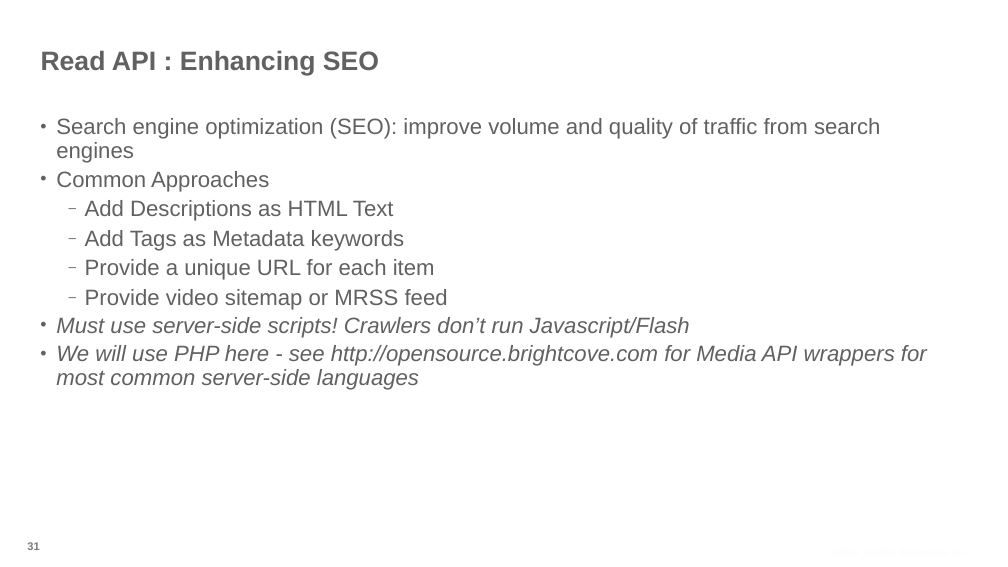
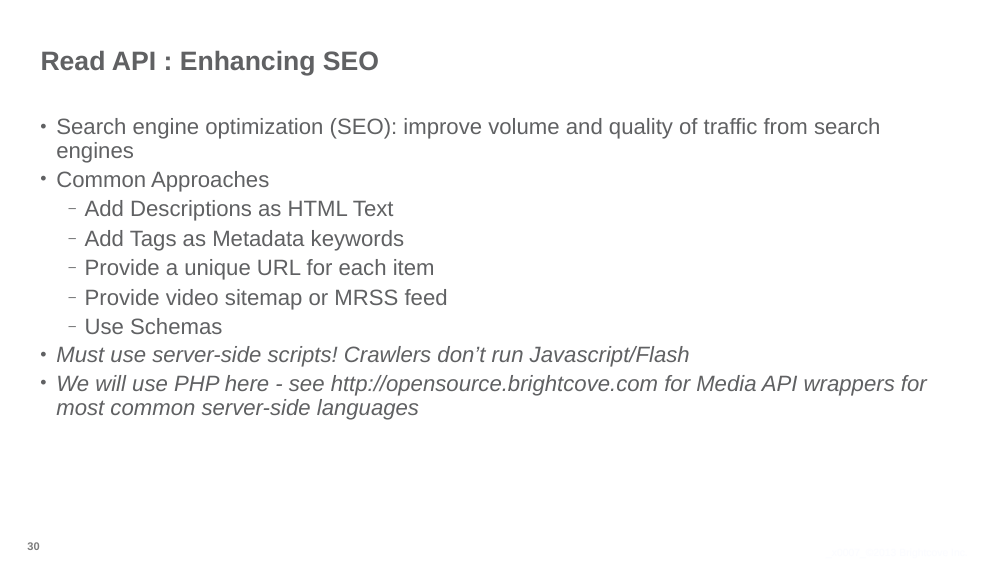
Before and after one commit to BrightcoveLearning/VideoCloudMediaAPI, a slide deck: slide 30 of Slides/Developing-with-the-Media-API-Aug-2013.ppt (slide 31 before the commit). Drawn at 1008x567 pixels with LibreOffice and Linux fonts; fonts in the diff are those of the drawing; background and template pictures are left out. Boxes give left, top, right and bottom in pixels: in the first picture for what was removed or moved away, otherwise in the second. Text is boxed around its words. In the diff, an @@ line names an element or a change of style, - is before the commit and + after.

Commit message:
slide fix

```diff
--- a/Slides/Developing-with-the-Media-API-Aug-2013.ppt
+++ b/Slides/Developing-with-the-Media-API-Aug-2013.ppt
@@ text at [85, 318, 222, 334]: paragraph added @@
+  – Use Schemas
@@ page number at [27, 542, 39, 550]: text changed @@
-31
+30
```
Also in this commit, not shown: 1 slide removed.
